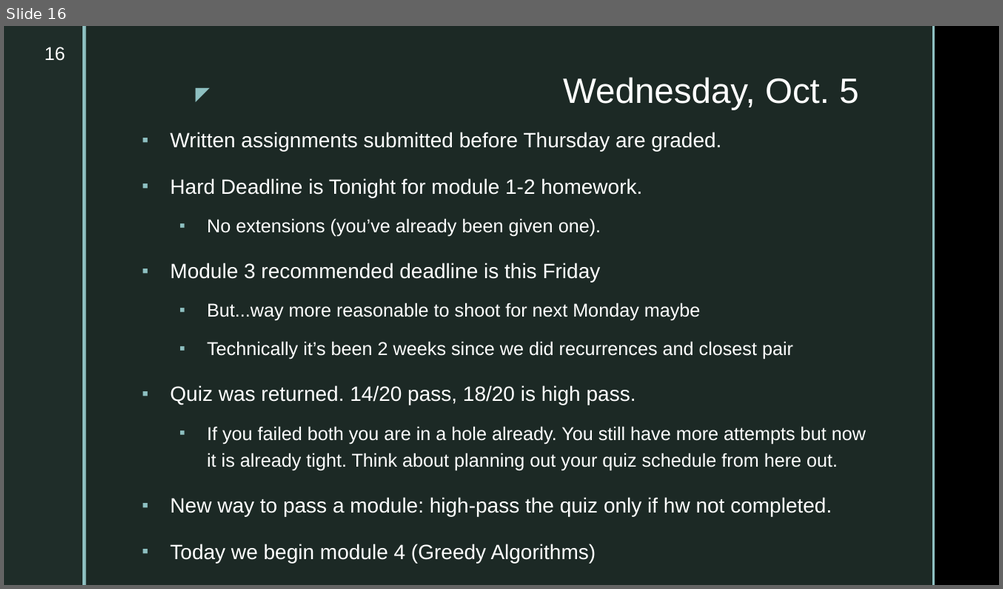
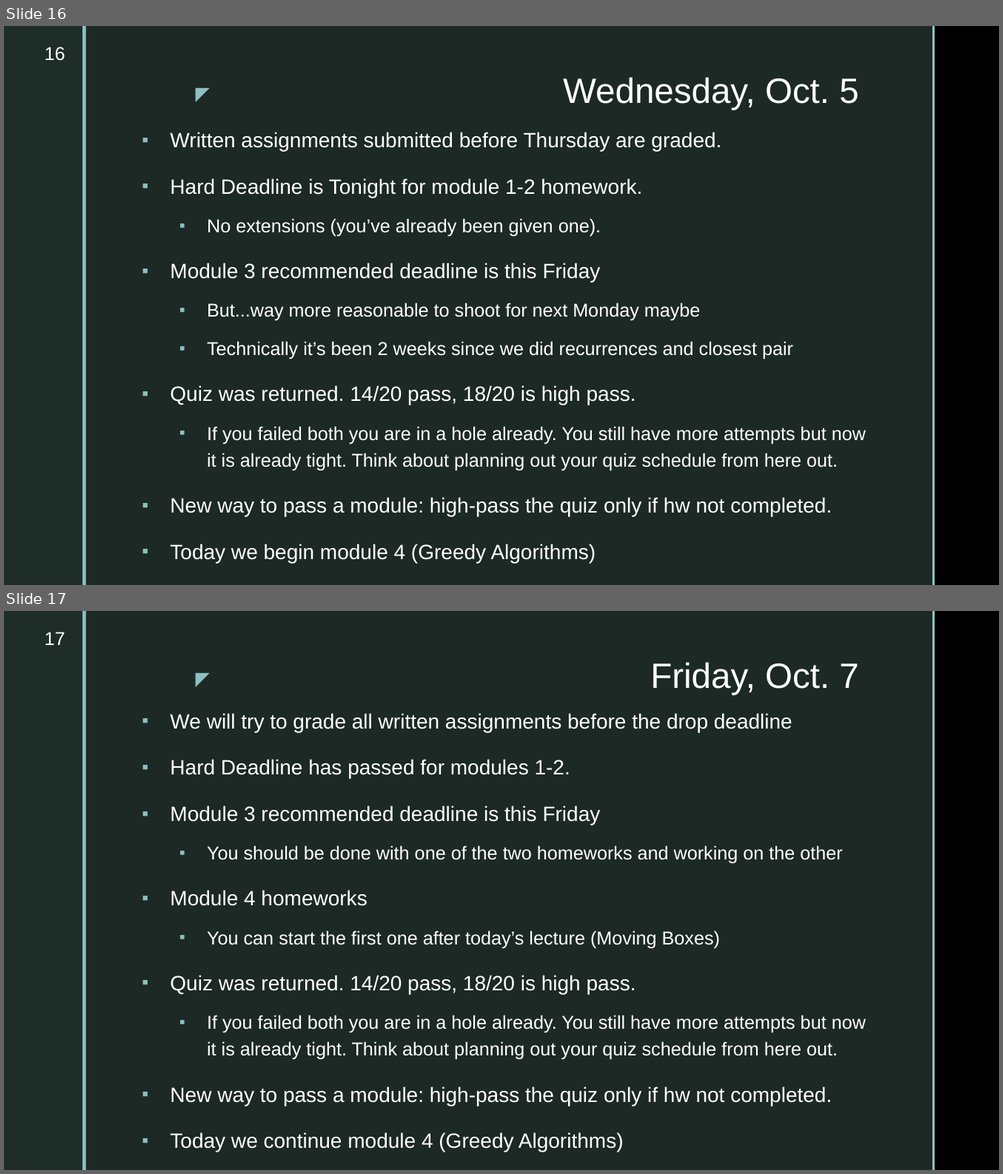
Before and after one commit to markfloryan/dsa2, a slide deck: slides/dailyannouncements.pptx. Shown one above the other, each under a label of ours: slide 16 before the commit, slides 16 and 17 after it. The pictures are 1003x589 and 1003x1174 pixels, drawn with LibreOffice and Linux fonts; fonts in the diff are those of the drawing; background and template pictures are left out. Boxes give left, top, right and bottom in pixels: in the first picture for what was removed or moved away, otherwise in the second. Text is boxed around its words. In the diff, an @@ line names an element or a change of style, - is before the commit and + after.

```diff
--- a/slides/dailyannouncements.pptx
+++ b/slides/dailyannouncements.pptx
@@ slide 17 added at <box>4,611,999,1170</box>, background picture (left out); not listed: 5 template elements that a slide beside it also shows @@
@@ page number added at <box>45,632,65,645</box>, 18 pt, text #FFFFFF @@
+17
@@ title added at <box>650,662,858,695</box>, 34 pt, text #FFFFFF @@
+Friday, Oct. 7
@@ text added at <box>170,713,865,1152</box>, 20 pt, text #FFFFFF @@
+▪ We will try to grade all written assignments before the drop deadline
+▪ Hard Deadline has passed for modules 1-2.
+▪ Module 3 recommended deadline is this Friday
+  ▪ You should be done with one of the two homeworks and working on the other
+▪ Module 4 homeworks
+  ▪ You can start the first one after today’s lecture (Moving Boxes)
+▪ Quiz was returned. 14/20 pass, 18/20 is high pass.
+  ▪ If you failed both you are in a hole already. You still have more attempts but now it is already tight. Think about planning out your quiz schedule from here out.
+▪ New way to pass a module: high-pass the quiz only if hw not completed.
+▪ Today we continue module 4 (Greedy Algorithms)
```
Also in this commit, not shown: 3 other files.
